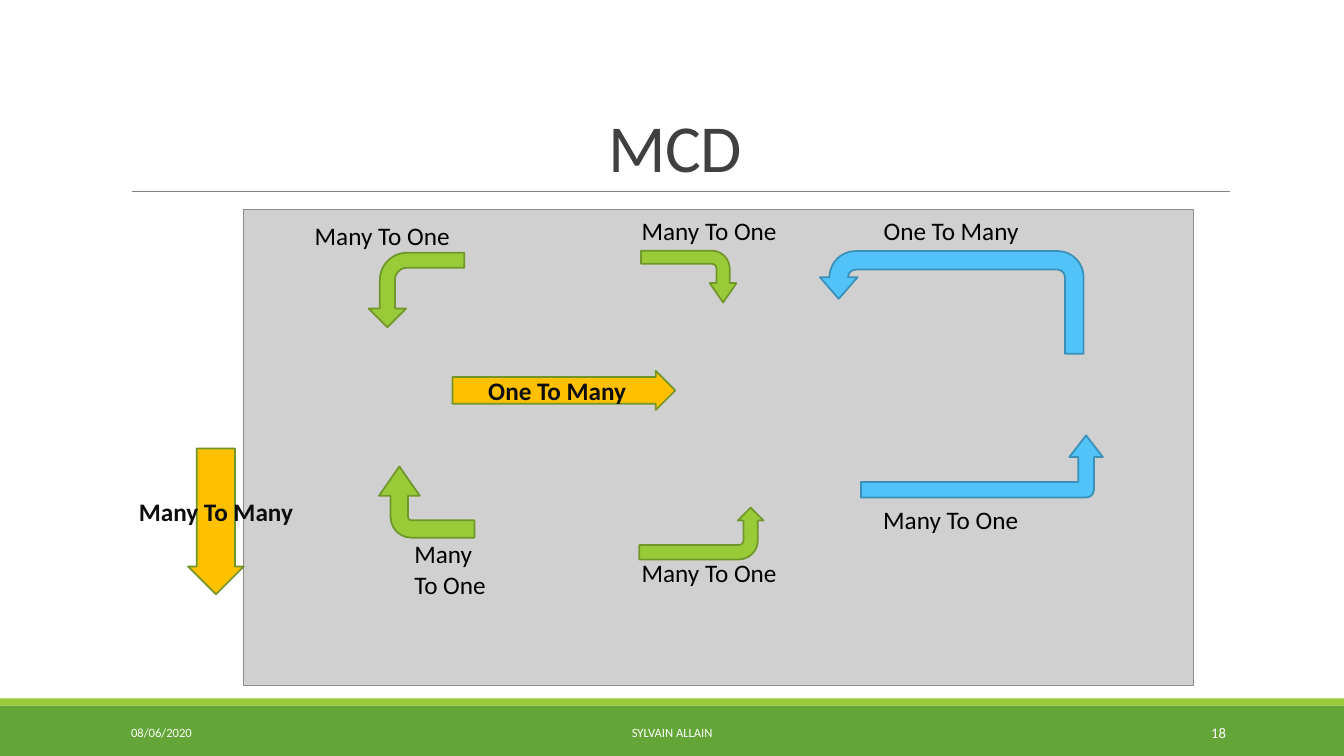
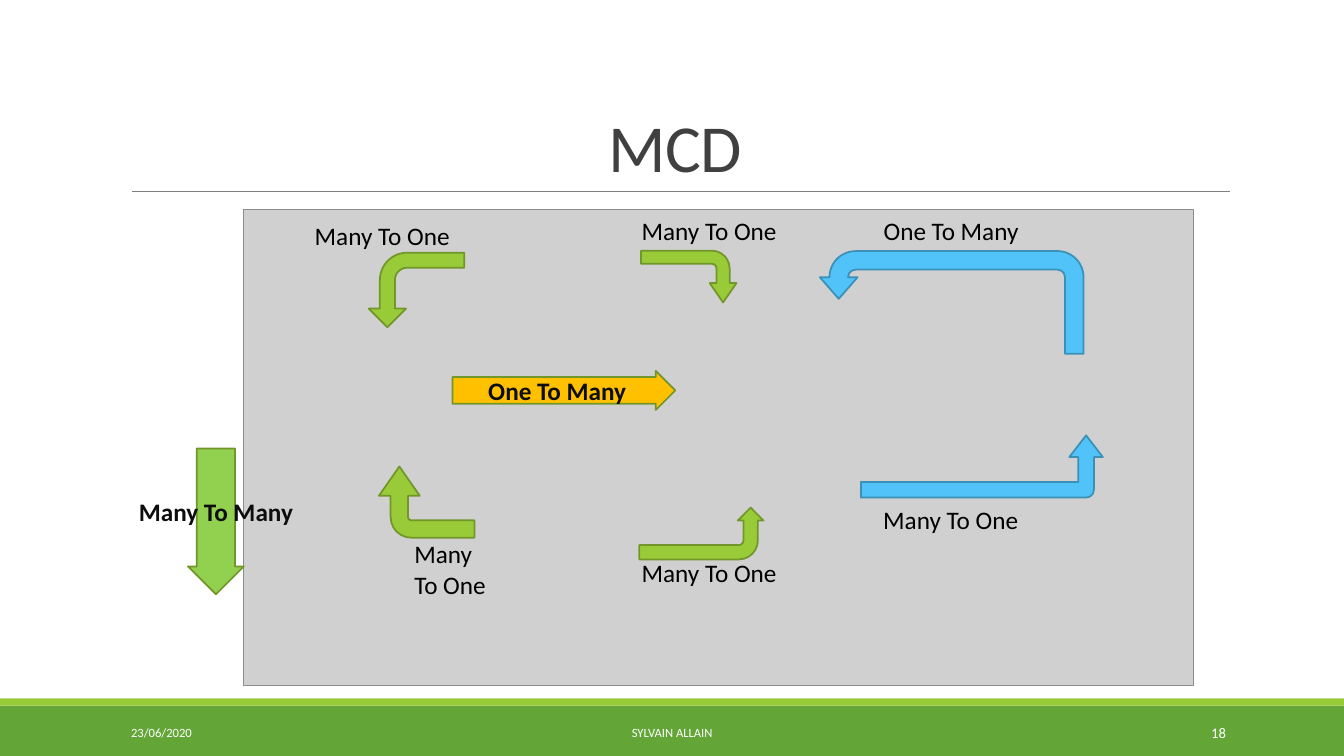
Before and after one commit to S2LF/ProjetPro, a slide deck: slide 18 of ProjetTof’Box.pptx. Drawn at 1344x756 pixels with LibreOffice and Linux fonts; fonts in the diff are those of the drawing; grey boxes stand for pictures. Boxes give left, top, right and bottom in pixels: in the first picture for what was removed or moved away, otherwise in the second. Text is boxed around its words. In the diff, an @@ line names an element or a change of style, - is before the commit and + after.

```diff
--- a/ProjetTof’Box.pptx
+++ b/ProjetTof’Box.pptx
@@ right arrow "Many To Many" at box(189, 449, 244, 595): fill #FFC000 to #92D050 @@
@@ text at box(131, 728, 192, 738): text changed @@
-08/06/2020
+23/06/2020
```
Also in this commit, not shown: 28 other slides changed, 1 slide added, 14 other files.
